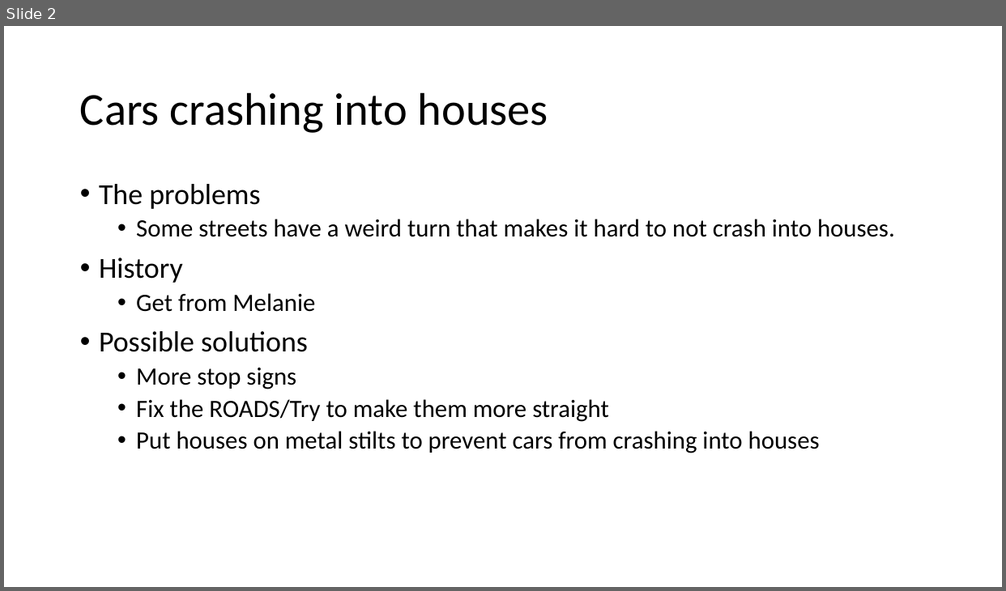
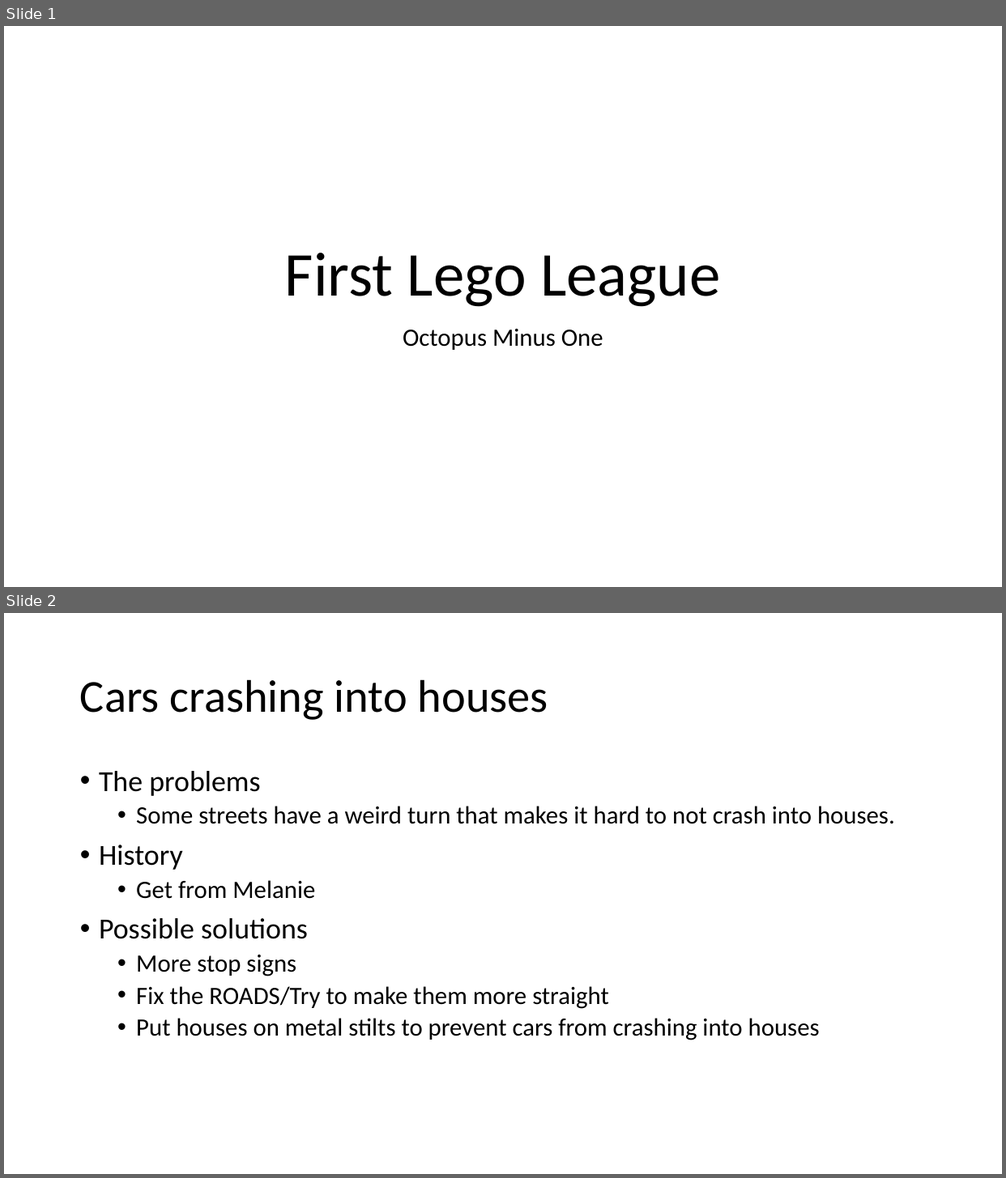
Before and after one commit to austinmroczek/point-loma-fll, a slide deck: FLL.pptx. Shown one above the other, each under a label of ours: slide 2 before the commit, slides 1 and 2 after it. The pictures are 1006x591 and 1006x1178 pixels, drawn with LibreOffice and Linux fonts; fonts in the diff are those of the drawing. Boxes give left, top, right and bottom in pixels: in the first picture for what was removed or moved away, otherwise in the second. Text is boxed around its words. In the diff, an @@ line names an element or a change of style, - is before the commit and + after.

```diff
--- a/FLL.pptx
+++ b/FLL.pptx
@@ slide 1 added at box(4, 26, 1002, 587), background #FFFFFF @@
@@ title added at box(285, 253, 720, 307), 60 pt, text #000000 @@
+First Lego League
@@ subtitle added at box(403, 329, 603, 350), 24 pt, text #000000 @@
+Octopus Minus One
```
Also in this commit, not shown: 1 slide changed, 2 other slides added, 1 slide removed.
